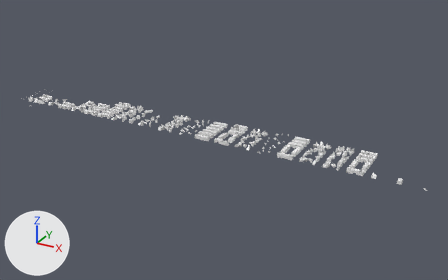
The Blender file src/models/blocks.blend as it was, and as the next commit left it.
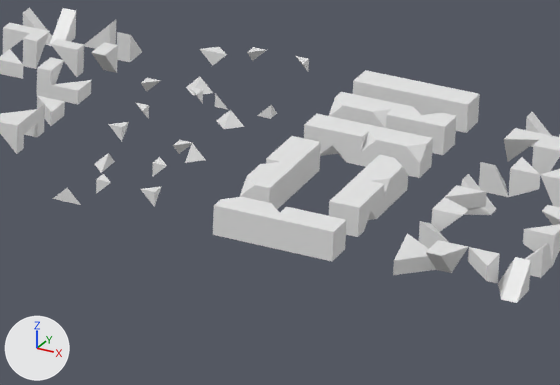
The first picture shows the older version from a 50 mm camera at (140.2, -129.6, 66.2) aimed at (65.2, 6.8, -2.0). The close-ups show both versions on the part from 56% to 71% of the width and 46% to 63% of the height of that picture; other places that the commit changed are outside them. Arrows for +X, +Y and +Z are at lower left; the lights stay in place.

Objects in the first close-up: 'HalfSlopeCornerDF', 'HalfSlopeCornerInvBD', 'HalfSlopeCornerInvBU', 'HalfSlopeCornerInvDB', 'HalfSlopeCornerInvDL', 'HalfSlopeCornerInvFD', 'HalfSlopeCornerInvFL', 'HalfSlopeCornerInvFR', 'HalfSlopeCornerInvFU', 'HalfSlopeCornerInvLU', 'HalfSlopeCornerInvRF', 'HalfSlopeCornerInvUL', 'HalfSlopeCornerLD', 'HalfSlopedCornerFU'.
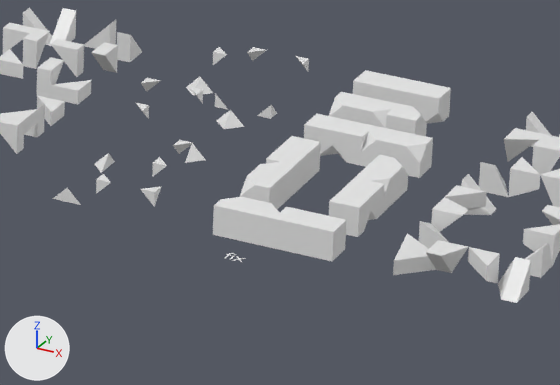
Where the change shows, as pixel boxes (x1, y1, x2, y2) in the close-ups (560 x 385 px):
'HalfSlopeCornerInvDL', deleted: before (438, 88, 480, 133)
'HalfSlopeCornerInvUL', deleted: before (415, 113, 457, 155)
'HalfSlopeCornerLD', deleted: before (108, 122, 129, 141)
'HalfSlopeCornerDF', deleted: before (200, 47, 218, 66)
'Text.010', added: after (224, 253, 246, 262)

What the commit changed:
Text 'Text.010' (txt_text_010) is new.
Its body is 'fix'.
Object 'HalfSlopeCornerLD' (ob_halfslopecornerld) is deleted.
In object 'Empty.349' (ob_empty_349), parent is no longer ob_halfslopecornerld.
Object 'HalfSlopeCornerDF' (ob_halfslopecornerdf) is deleted.
In object 'Empty.363' (ob_empty_363), parent is no longer ob_halfslopecornerdf.
Object 'HalfSlopeCornerInvUL' (ob_halfslopecornerinvul) is deleted.
In object 'Empty.385' (ob_empty_385), parent is no longer ob_halfslopecornerinvul.
Object 'HalfSlopeCornerInvDL' (ob_halfslopecornerinvdl) is deleted.
In object 'Empty.389' (ob_empty_389), parent is no longer ob_halfslopecornerinvdl.
Object 'Text.010' (ob_text_010) is new; it shows txt_text_010.
Its location is (84.76, -0.94, -0.22).
Its scale is (0.7, 0.7, 0.7).
